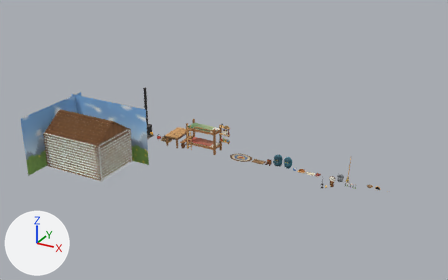
A saved change to the Blender file blender/hut_kit.blend.
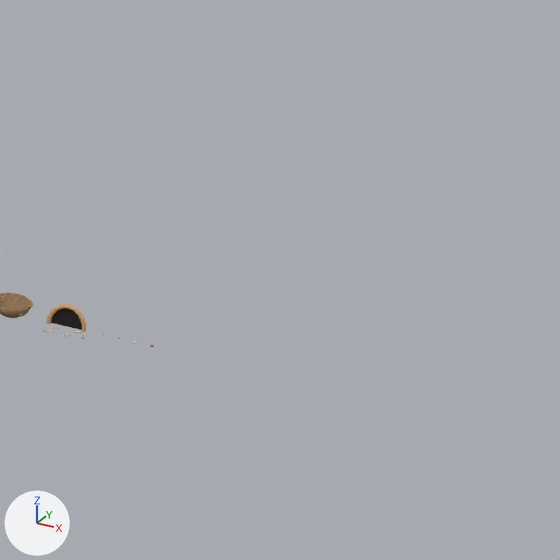
The first picture shows the older version from a camera (50 mm lens) standing at (903.0, -995.0, 634.0) and looking at (307.0, 88.0, 93.0). The close-ups show the older and then the newer version on the part from 82% to 100% of the width and 51% to 80% of the height of that picture. Only the edits that show in the close-ups are written down. Lighting does not change. The marker at lower left points along +X, +Y and +Z.

The first close-up shows 'Hut_MouseHole', 'Hut_Nest'.
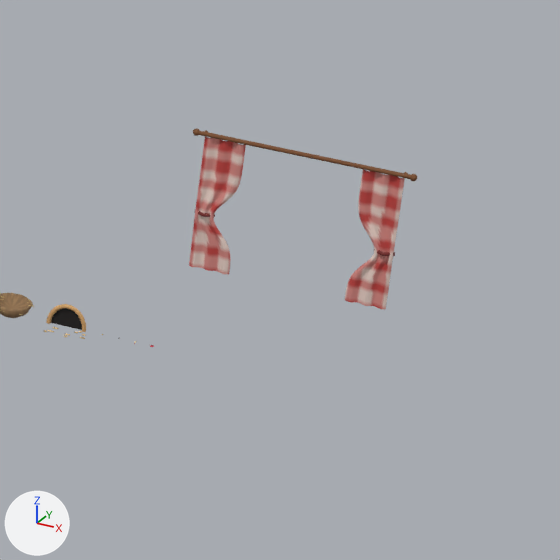
Boxes (x1, y1, x2, y2) around the edits, measured in the close-ups (560 x 560 px):
'Hut_Curtains', added (brown): after (189, 129, 417, 309)

The change, as a diff of the scene's bpy script:
```diff
--- a/blender/hut_kit.blend.py
+++ b/blender/hut_kit.blend.py
@@ me_hut_curtains @@
+me_hut_curtains.from_pydata(...)  # 2516 vertices, 2300 faces; spans x -32.6..32.6, y -3.1..0.4, z 30.0..75.1
+me_hut_curtains.polygons.foreach_set('use_smooth', [True] * 2300)
+me_hut_curtains.materials.append(mat_vertexcolor)
@@ ob_hut_curtains @@
+ob_hut_curtains = bpy.data.objects.new('Hut_Curtains', me_hut_curtains)
+ob_hut_curtains.location = (685.8, 200.0, 0.0)
```
